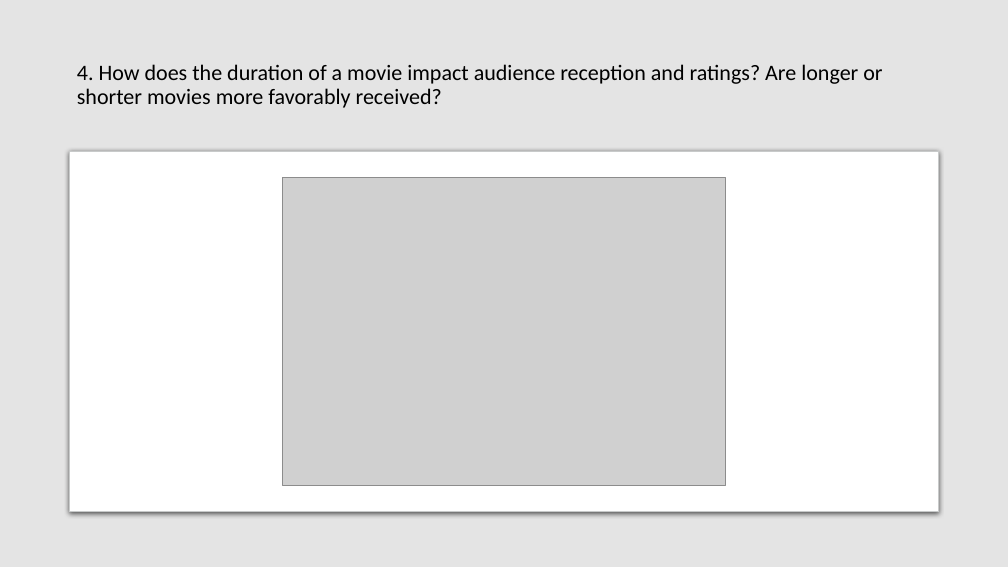
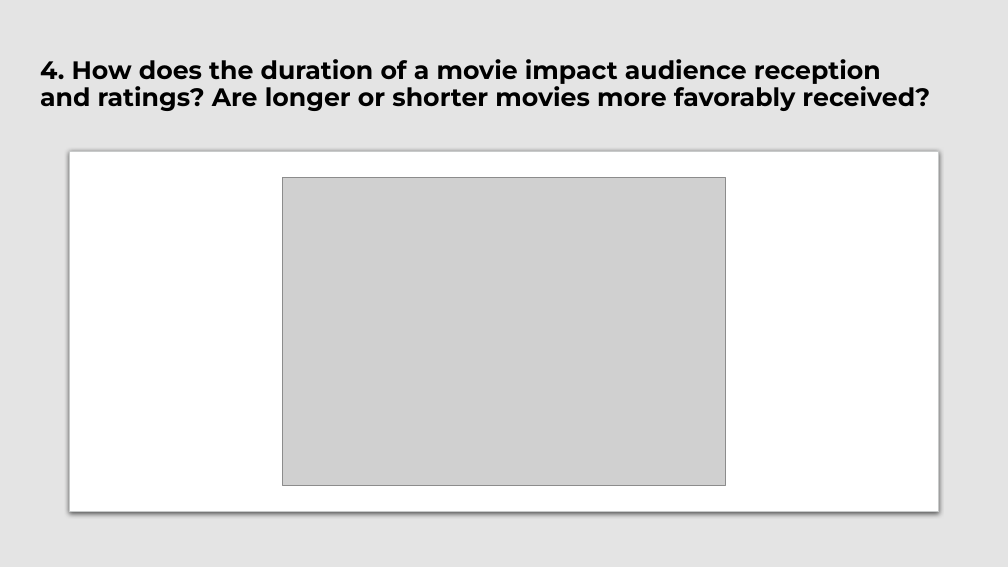
Before and after one commit to AnyasorG/project1_group4, a slide deck: slide 15 of Project1_Presentation.pptx (slide 14 before the commit). Drawn at 1008x567 pixels with LibreOffice and Linux fonts; fonts in the diff are those of the drawing; grey boxes stand for pictures. Boxes give left, top, right and bottom in pixels: in the first picture for what was removed or moved away, otherwise in the second. Text is boxed around its words. In the diff, an @@ line names an element or a change of style, - is before the commit and + after.

```diff
--- a/Project1_Presentation.pptx
+++ b/Project1_Presentation.pptx
@@ title "4. How does the duration ...": place and size @@
-title "4. How does the duration ..." at (70, 30, 939, 140)
+title "4. How does the duration ..." at (33, 30, 939, 140)
@@ title "4. How does the duration ..." at (33, 30, 939, 140): size 21 to 24 pt, font Calibri to Montserrat, bold on @@
```
Also in this commit, not shown: 6 other slides changed, 2 slides added, 1 slide removed, 5 other files.
